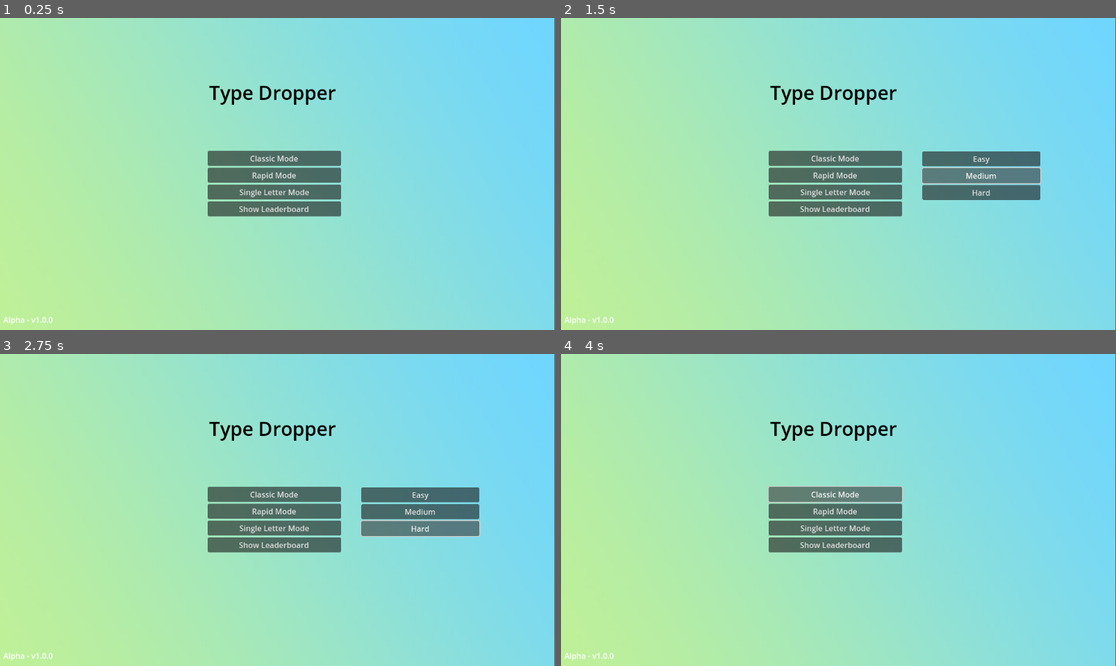
Above: before the commit, frames 1-4 (two rows, left to right).
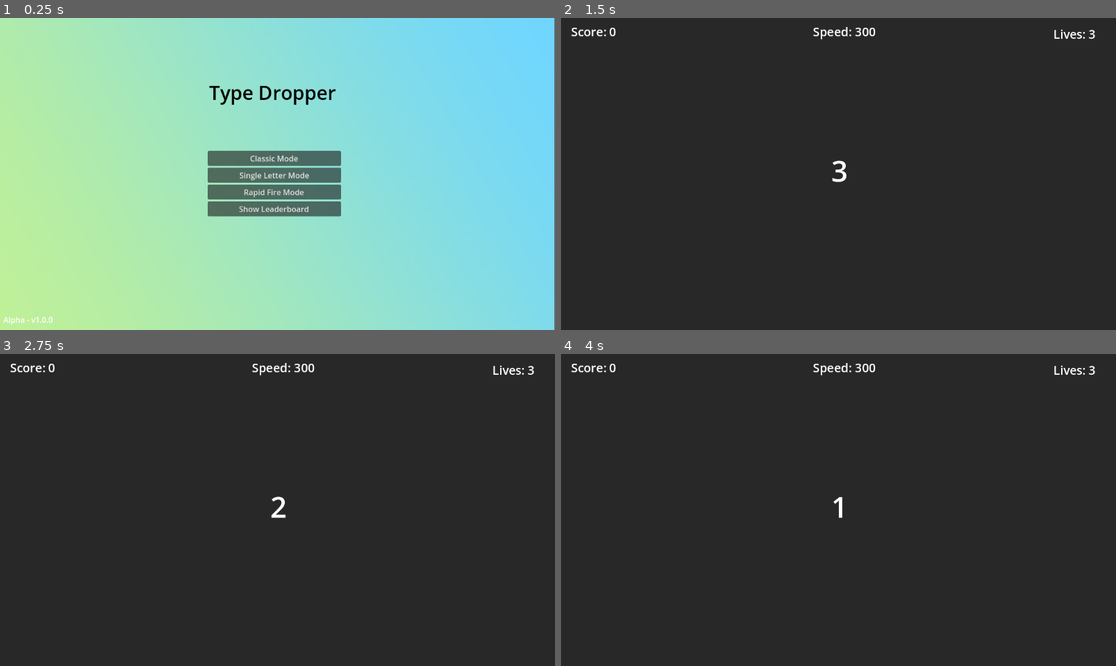
Above: after the commit, the same moments.

Repository: Sneakyweasel90/TypeDropper_Godot
Game: Godot game, scene res://scenes/MainMenu.tscn
Two runs of this game, one before a commit and one after it. Both use one fixed random seed, a clock stepped at 60 frames per second and the inputs below.
Inputs (mouse positions are in pixels of both pictures, inside the frame that each line leads up to):
- Up to frame 1 (0.25 s): no input
- Up to frame 2 (1.5 s): click "Rapid Mode" (after the commit: "Single Letter Mode") at 0.5 s; click "Medium" at 1.25 s
- Up to frame 3 (2.75 s): click (421, 528) at 2 s, where only the run before the commit has a clickable "Hard"
- Up to frame 4 (4 s): click (832, 494) at 2.75 s, where only the run before the commit has a clickable "Classic Mode"; click (832, 494) at 3.5 s, where only the run before the commit has a clickable "Classic Mode"

The runs differ from the first frame. In frame 1, 0.3% of the frame differs, in the area x 43-56%, y 49-58%; in frame 2, 100%; in frame 3, 100%; in frame 4, 100%, in the area x 0-100%, y 0-100%.

Commit message:
Added single word mode, UI changes

Diff:
--- a/type-dropper/scenes/MainMenu.tscn
+++ b/type-dropper/scenes/MainMenu.tscn
@@ -1,7 +1,8 @@
-[gd_scene load_steps=4 format=3 uid="uid://ctpm5tdrl771f"]
+[gd_scene load_steps=5 format=3 uid="uid://ctpm5tdrl771f"]
 
 [ext_resource type="Script" uid="uid://d1bedmqvc54pv" path="res://scripts/MainMenu.gd" id="1_h7a2f"]
 [ext_resource type="PackedScene" uid="uid://b8hgxnll1bhc8" path="res://scenes/TypeDropper.tscn" id="2_qoqlk"]
+[ext_resource type="PackedScene" uid="uid://c8lxl5worx2xl" path="res://scenes/SingleDropper.tscn" id="3_ow34m"]
 [ext_resource type="Texture2D" uid="uid://bii8ld0ebkvcq" path="res://assets/gradient-toxic.jpg" id="4_qoqlk"]
 
 [node name="MainMenu" type="Control"]
@@ -12,7 +13,8 @@
 offset_right = 306.0
 offset_bottom = 282.0
 script = ExtResource("1_h7a2f")
-game_scene = ExtResource("2_qoqlk")
+classic_scene = ExtResource("2_qoqlk")
+rapid_scene = ExtResource("3_ow34m")
 
 [node name="BackgroundImage" type="TextureRect" parent="."]
 layout_mode = 0
@@ -48,6 +50,7 @@
 text = "Classic Mode"
 
 [node name="ClassicModeContainer" type="VBoxContainer" parent="VBoxContainer/ClassicModeBtn"]
+visible = false
 layout_mode = 1
 anchors_preset = 8
 anchor_left = 0.5
@@ -73,11 +76,11 @@
 layout_mode = 2
 text = "Hard"
 
-[node name="RapidModeBtn" type="Button" parent="VBoxContainer"]
+[node name="SingleModeBtn" type="Button" parent="VBoxContainer"]
 layout_mode = 2
-text = "Rapid Mode"
+text = "Single Letter Mode"
 
-[node name="RapidModeContainer" type="VBoxContainer" parent="VBoxContainer/RapidModeBtn"]
+[node name="SingleModeContainer" type="VBoxContainer" parent="VBoxContainer/SingleModeBtn"]
 visible = false
 layout_mode = 0
 offset_left = 319.0
@@ -85,21 +88,21 @@
 offset_right = 564.0
 offset_bottom = 67.0
 
-[node name="EasyBtn" type="Button" parent="VBoxContainer/RapidModeBtn/RapidModeContainer"]
+[node name="EasyBtn" type="Button" parent="VBoxContainer/SingleModeBtn/SingleModeContainer"]
 layout_mode = 2
 text = "Easy"
 
-[node name="MediumBtn" type="Button" parent="VBoxContainer/RapidModeBtn/RapidModeContainer"]
+[node name="MediumBtn" type="Button" parent="VBoxContainer/SingleModeBtn/SingleModeContainer"]
 layout_mode = 2
 text = "Medium"
 
-[node name="HardBtn" type="Button" parent="VBoxContainer/RapidModeBtn/RapidModeContainer"]
+[node name="HardBtn" type="Button" parent="VBoxContainer/SingleModeBtn/SingleModeContainer"]
 layout_mode = 2
 text = "Hard"
 
 [node name="SingleLetterBtn" type="Button" parent="VBoxContainer"]
 layout_mode = 2
-text = "Single Letter Mode"
+text = "Rapid Fire Mode"
 
 [node name="LeaderboardBtn" type="Button" parent="VBoxContainer"]
 layout_mode = 2
@@ -114,7 +117,10 @@
 text = "Alpha - v1.0.0"
 
 [connection signal="pressed" from="VBoxContainer/ClassicModeBtn" to="." method="_on_classic_btn_pressed"]
-[connection signal="pressed" from="VBoxContainer/ClassicModeBtn/ClassicModeContainer/EasyBtn" to="." method="_on_difficulty_btn_pressed" binds= ["\"easy\""]]
-[connection signal="pressed" from="VBoxContainer/ClassicModeBtn/ClassicModeContainer/MediumBtn" to="." method="_on_difficulty_btn_pressed" binds= ["\"medium\""]]
-[connection signal="pressed" from="VBoxContainer/ClassicModeBtn/ClassicModeContainer/HardBtn" to="." method="_on_difficulty_btn_pressed" binds= ["\"hard\""]]
-[connection signal="pressed" from="VBoxContainer/RapidModeBtn" to="." method="_on_rapid_mode_btn_pressed"]
+[connection signal="pressed" from="VBoxContainer/ClassicModeBtn/ClassicModeContainer/EasyBtn" to="." method="_on_classic_difficulty_btn_pressed" binds= ["easy"]]
+[connection signal="pressed" from="VBoxContainer/ClassicModeBtn/ClassicModeContainer/MediumBtn" to="." method="_on_classic_difficulty_btn_pressed" binds= ["medium"]]
+[connection signal="pressed" from="VBoxContainer/ClassicModeBtn/ClassicModeContainer/HardBtn" to="." method="_on_classic_difficulty_btn_pressed" binds= ["hard"]]
+[connection signal="pressed" from="VBoxContainer/SingleModeBtn" to="." method="_on_rapid_mode_btn_pressed"]
+[connection signal="pressed" from="VBoxContainer/SingleModeBtn/SingleModeContainer/EasyBtn" to="." method="_on_rapid_btn_pressed" binds= ["easy"]]
+[connection signal="pressed" from="VBoxContainer/SingleModeBtn/SingleModeContainer/MediumBtn" to="." method="_on_rapid_btn_pressed" binds= ["medium"]]
+[connection signal="pressed" from="VBoxContainer/SingleModeBtn/SingleModeContainer/HardBtn" to="." method="_on_rapid_btn_pressed" binds= ["hard"]]
--- /dev/null
+++ b/type-dropper/scenes/SingleDropper.tscn
@@ -0,0 +1,70 @@
+[gd_scene load_steps=6 format=3 uid="uid://c8lxl5worx2xl"]
+
+[ext_resource type="Script" uid="uid://bofebj000gcgt" path="res://scripts/SingleDropper.gd" id="1_myn77"]
+[ext_resource type="PackedScene" uid="uid://b66qrlaaoco3e" path="res://scenes/FallingWord.tscn" id="2_0kuvg"]
+[ext_resource type="PackedScene" uid="uid://c74jkyyo01yaa" path="res://scenes/PauseMenu.tscn" id="3_5v4cs"]
+[ext_resource type="PackedScene" uid="uid://d31j1y5h5acw7" path="res://scenes/Countdown.tscn" id="4_e81qs"]
+[ext_resource type="AudioStream" uid="uid://tcbqjwfxk0mv" path="res://assets/Music/Take Cover Loop.ogg" id="5_y8dx6"]
+
+[node name="SingleDropper" type="Node2D"]
+script = ExtResource("1_myn77")
+word_scene = ExtResource("2_0kuvg")
+pause_menu_scene = ExtResource("3_5v4cs")
+countdown_scene = ExtResource("4_e81qs")
+
+[node name="ColorRect" type="ColorRect" parent="."]
+offset_right = 1154.0
+offset_bottom = 654.0
+color = Color(0.15781322, 0.15781322, 0.15781322, 1)
+
+[node name="SpawnTimer" type="Timer" parent="."]
+
+[node name="ScoreLabel" type="Label" parent="."]
+offset_left = 21.0
+offset_top = 11.0
+offset_right = 91.0
+offset_bottom = 34.0
+theme_override_font_sizes/font_size = 25
+text = "Score = 0"
+
+[node name="LivesLabel" type="Label" parent="."]
+offset_left = 1022.0
+offset_top = 16.0
+offset_right = 1124.0
+offset_bottom = 51.0
+theme_override_font_sizes/font_size = 25
+text = "Lives = 3"
+
+[node name="InputLabel" type="Label" parent="."]
+offset_left = 513.0
+offset_top = 582.0
+offset_right = 635.0
+offset_bottom = 618.0
+theme_override_font_sizes/font_size = 25
+horizontal_alignment = 1
+vertical_alignment = 1
+
+[node name="SpeedLabel" type="Label" parent="."]
+offset_left = 523.0
+offset_top = 11.0
+offset_right = 597.0
+offset_bottom = 34.0
+theme_override_font_sizes/font_size = 25
+text = "Speed = 0"
+
+[node name="GameOverLabel" type="Label" parent="."]
+visible = false
+offset_left = 227.0
+offset_top = 231.0
+offset_right = 395.0
+offset_bottom = 365.0
+text = "Game Over!"
+horizontal_alignment = 1
+vertical_alignment = 1
+autowrap_mode = 2
+
+[node name="MusicPlayer" type="AudioStreamPlayer2D" parent="."]
+stream = ExtResource("5_y8dx6")
+volume_db = 20.0
+autoplay = true
+parameters/looping = true
--- a/type-dropper/scripts/MainMenu.gd
+++ b/type-dropper/scripts/MainMenu.gd
@@ -1,17 +1,34 @@
 extends Control
 
-@export var game_scene: PackedScene
+@export var classic_scene: PackedScene
+@export var rapid_scene: PackedScene
 @onready var classic_modes = $VBoxContainer/ClassicModeBtn/ClassicModeContainer
-@onready var rapid_modes = $VBoxContainer/RapidModeBtn/RapidModeContainer
+@onready var rapid_modes = $VBoxContainer/SingleModeBtn/SingleModeContainer
 
 func _ready():
 	classic_modes.visible = false
 	rapid_modes.visible = false
 
-func start_game(difficulty: String):
-	var scene = game_scene.instantiate()
+#click off the menu
+func _unhandled_input(event: InputEvent) -> void:
+	if event is InputEventMouseButton and event.is_pressed() and event.button_index == MOUSE_BUTTON_LEFT:
+		if classic_modes.visible and not classic_modes.get_global_rect().has_point(get_viewport().get_mouse_position()):
+			classic_modes.visible = false
+		if rapid_modes.visible and not rapid_modes.get_global_rect().has_point(get_viewport().get_mouse_position()):
+			rapid_modes.visible = false
+
+func start_game_classic(classicDifficulty: String):
+	var scene = classic_scene.instantiate()
 	get_tree().root.add_child(scene)
-	scene.setup(difficulty)
+	scene.setup(classicDifficulty)
+	if get_tree().current_scene:
+		get_tree().current_scene.queue_free()
+	get_tree().current_scene = scene
+
+func start_game_rapid(rapidDifficulty: String):
+	var scene = rapid_scene.instantiate()
+	get_tree().root.add_child(scene)
+	scene.setup(rapidDifficulty)
 	if get_tree().current_scene:
 		get_tree().current_scene.queue_free()
 	get_tree().current_scene = scene
@@ -20,15 +37,12 @@
 	classic_modes.visible = !classic_modes.visible
 	rapid_modes.visible = false
 
-func _on_difficulty_btn_pressed(difficulty: String) -> void:
-	start_game(difficulty)
-
-#click off the menu
-func _unhandled_input(event: InputEvent) -> void:
-	if event is InputEventMouseButton and event.is_pressed() and event.button_index == MOUSE_BUTTON_LEFT:
-		if classic_modes.visible and not classic_modes.get_global_rect().has_point(get_viewport().get_mouse_position()):
-			classic_modes.visible = false
+func _on_classic_difficulty_btn_pressed(classicDifficulty: String) -> void:
+	start_game_classic(classicDifficulty)
 
 func _on_rapid_mode_btn_pressed() -> void:
 	rapid_modes.visible = !rapid_modes.visible
 	classic_modes.visible = false
+
+func _on_rapid_btn_pressed(rapidDifficulty: String) -> void:
+	start_game_rapid(rapidDifficulty)
--- /dev/null
+++ b/type-dropper/scripts/SingleDropper.gd
@@ -0,0 +1,146 @@
+extends Node2D
+
+@export var word_scene: PackedScene
+@export var difficulty: String = "easy"
+@export var pause_menu_scene: PackedScene
+@export var countdown_scene: PackedScene
+
+var score: int = 0
+var lives: int = 3
+var words: Array = []
+var current_input: String = ""
+var word_speed = 300
+var current_word: Node = null
+var game_running: bool = false
+var pause_menu: Node = null
+var countdown: Node = null
+
+# Character pools
+const EASY_CHARS = "abcdefghijklmnopqrstuvwxyz"
+const MEDIUM_CHARS = "abcdefghijklmnopqrstuvwxyz0123456789"
+const HARD_CHARS = "abcdefghijklmnopqrstuvwxyz0123456789!@#$%^&*?"
+
+func _ready():
+	# Hide labels initially
+	if $GameOverLabel:
+		$GameOverLabel.visible = false
+	if $InputLabel:
+		$InputLabel.text = ""
+
+	# Pause menu
+	if pause_menu_scene:
+		pause_menu = pause_menu_scene.instantiate()
+		add_child(pause_menu)
+		pause_menu.visible = false
+
+	# Load words (now generates characters instead of reading files)
+	generate_words()
+
+	# Countdown
+	if countdown_scene:
+		print("Starting countdown scene")
+		countdown = countdown_scene.instantiate()
+		add_child(countdown)
+		countdown.countdown_finished.connect(_on_countdown_finished)
+	else:
+		print("No countdown scene assigned")
+
+func setup(difficulty_choice: String):
+	difficulty = difficulty_choice
+	generate_words()
+
+func generate_words():
+	words.clear()
+	var pool = EASY_CHARS
+	if difficulty.to_lower() == "medium":
+		pool = MEDIUM_CHARS
+	elif difficulty.to_lower() == "hard":
+		pool = HARD_CHARS
+
+	for i in range(100):
+		words.append(pool[randi() % pool.length()])
+
+func _on_countdown_finished():
+	game_running = true
+	$SpawnTimer.start()
+	spawn_word()
+
+func _input(event):
+	if event is InputEventKey and event.is_pressed():
+		if event.keycode == Key.KEY_ESCAPE and pause_menu:
+			pause_menu.visible = not pause_menu.visible
+			get_tree().paused = pause_menu.visible
+			if pause_menu.visible:
+				pause_menu.move_to_front()
+			return
+
+		if not game_running:
+			return
+
+		# Backspace
+		if event.keycode == Key.KEY_BACKSPACE and current_input.length() > 0:
+			current_input = current_input.substr(0, current_input.length() - 1)
+			$InputLabel.text = current_input
+		# Typing
+		elif event.unicode != 0:
+			current_input += char(event.unicode).to_lower()
+			$InputLabel.text = current_input
+
+		# Check word
+		if current_word and current_word.has_method("check_word") and current_word.check_word(current_input):
+			score += 100
+			word_speed += 2
+			current_input = ""
+			$InputLabel.text = ""
+			current_word = null
+			spawn_word()
+
+func _process(_delta):
+	$ScoreLabel.text = "Score: %d" % score
+	$LivesLabel.text = "Lives: %d" % lives
+	$SpeedLabel.text = "Speed: %d" % word_speed
+
+	if lives <= 0 and game_running:
+		game_over()
+
+func spawn_word():
+	if not game_running or words.is_empty() or not word_scene:
+		return
+	var word_instance = word_scene.instantiate()
+	word_instance.word = words[randi() % words.size()]
+	word_instance.speed = word_speed
+	word_instance.position = Vector2(randf_range(50, 1100), 0)
+	add_child(word_instance)
+	current_word = word_instance
+
+func decrease_life():
+	lives -= 1
+
+func return_to_main_menu():
+	$SpawnTimer.stop()
+	var main_menu = load("res://scenes/MainMenu.tscn").instantiate()
+	get_tree().root.add_child(main_menu)
+	if get_tree().current_scene:
+		get_tree().current_scene.queue_free()
+	get_tree().current_scene = main_menu
+
+func game_over():
+	game_running = false
+	$SpawnTimer.stop()
+	set_process(false)
+	set_process_input(false)
+
+	# Clear remaining words
+	for child in get_children():
+		if child is Node2D and child.has_method("check_word"):
+			child.queue_free()
+
+	# Load GameOver scene
+	var game_over_scene = load("res://scenes/GameOver.tscn").instantiate()
+	game_over_scene.final_score = score
+	get_tree().root.add_child(game_over_scene)
+
+	# Free current game scene
+	if get_tree().current_scene:
+		get_tree().current_scene.queue_free()
+	get_tree().current_scene = game_over_scene
--- a/type-dropper/scripts/Typedropper.gd
+++ b/type-dropper/scripts/Typedropper.gd
@@ -9,7 +9,7 @@
 var lives: int = 3
 var words: Array = []
 var current_input: String = ""
-var word_speed = 80
+var word_speed = 300
 var current_word: Node = null
 var game_running: bool = false
 var pause_menu: Node = null
@@ -39,6 +39,7 @@
 		countdown.countdown_finished.connect(_on_countdown_finished)
 	else:
 		print("No countdown scene assigned")
+
 func setup(difficulty_choice: String):
 	difficulty = difficulty_choice
 	var path = "res://words/%s.txt" % difficulty
Not shown, added: type-dropper/assets/Music/Take Cover Loop.ogg.import
Not shown, added: type-dropper/scripts/SingleDropper.gd.uid
Not shown, added: type-dropper/assets/Music/Take Cover Loop.ogg
